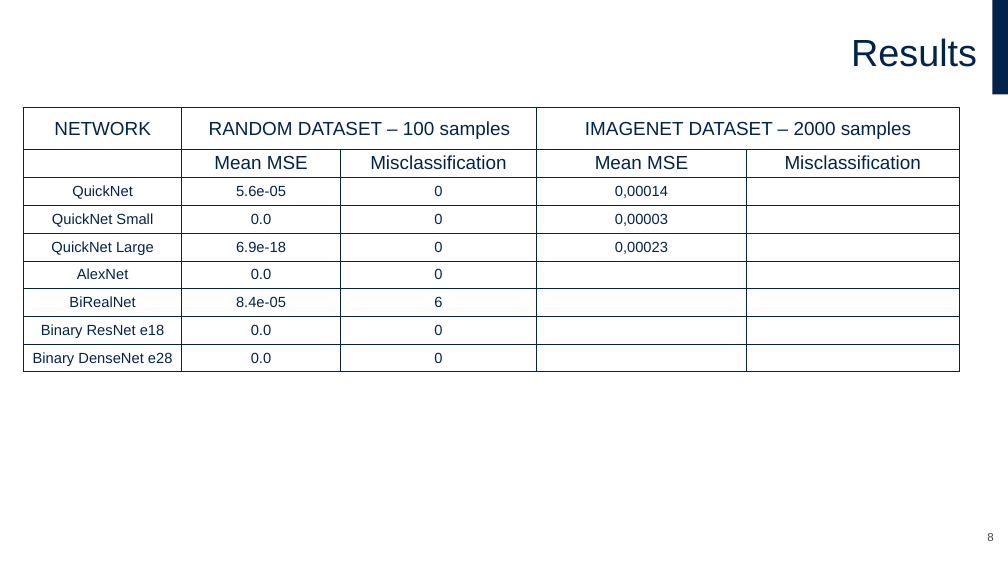
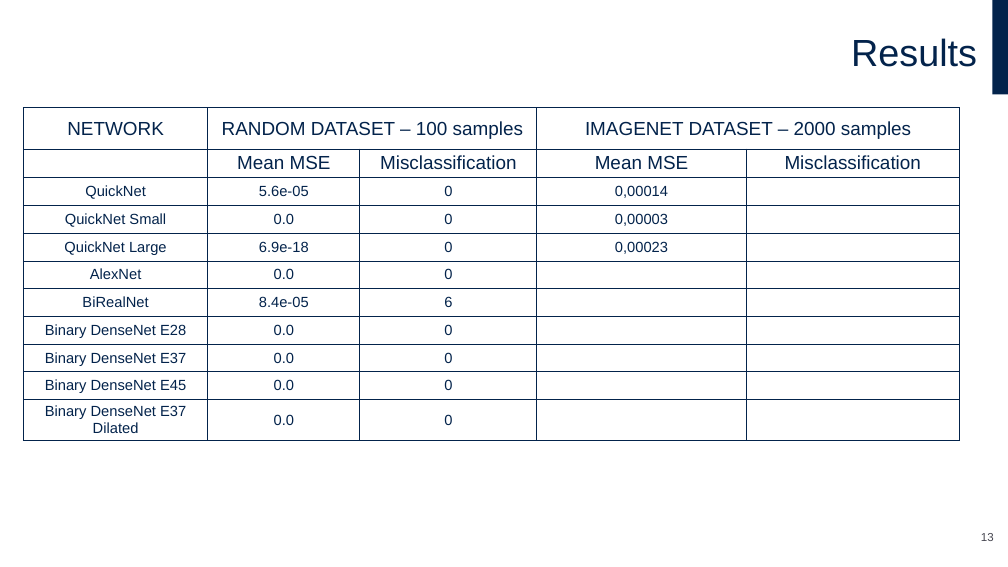
Before and after one commit to FrancescoLoro/qkeras_vs_larq_zoo_tester, a slide deck: slide 13 of zoo_qkeras_vs_larq.pptx (slide 8 before the commit). Drawn at 1008x567 pixels with LibreOffice and Linux fonts; fonts in the diff are those of the drawing; background and template pictures are left out. Boxes give left, top, right and bottom in pixels: in the first picture for what was removed or moved away, otherwise in the second. Text is boxed around its words. In the diff, an @@ line names an element or a change of style, - is before the commit and + after.

Commit message:
added dense networks

```diff
--- a/zoo_qkeras_vs_larq.pptx
+++ b/zoo_qkeras_vs_larq.pptx
@@ table at <box>23,108,960,445</box> @@
-row 8: Binary ResNet e18 | 0.0 | 0 |  | 
-row 9: Binary DenseNet e28 | 0.0 | 0 |  | 
+row 8: Binary DenseNet E28 | 0.0 | 0 |  | 
+row 9: Binary DenseNet E37 | 0.0 | 0 |  | 
+row 10: Binary DenseNet E45 | 0.0 | 0 |  | 
+row 11: Binary DenseNet E37 Dilated | 0.0 | 0 |  | 
@@ page number at <box>981,533,994,541</box>: text changed @@
-8
+13
```
Also in this commit, not shown: 4 other slides changed, 6 slides added, 12 other files.
